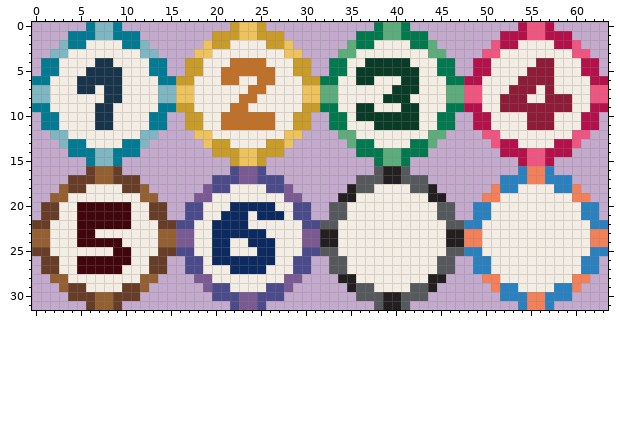
Two states of a pixel-art file, gordle/scenes/menu/chips.aseprite. The picture above is the old version.
64x32 pixels, 1 frame.
After:
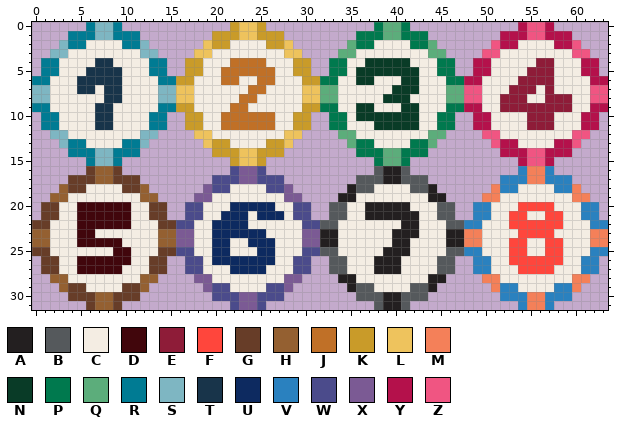
Palette (. is transparent): A #231f20  B #55595c  C #f4ede3  D #41060c  E #8e1c38  F #ff463c  G #673d28  H #946031  J #c07027  K #c99b29  L #eec35d  M #f48059  N #093b27  P #00794e  Q #5cad7b  R #007b93  S #7eb6c2  T #18344a  U #0d2a60  V #2a81bf  W #4b4b8b  X #7b5a94  Y #b4114b  Z #f05582
The exact change:
Layer "numbers":
The author changed colour C to colour A in row 20 at x 37 to 41; in row 21 at x 37 to 42; in row 22 at x 41 to 42; in row 23 at x 40 to 42; in row 24 at x 40 to 41; in row 25 at x 39 to 41.
The author changed colour C to colour A in rows 26 to 27 at x 38 to 40.
The author changed colour C to colour F in row 20 at x 54 to 57; in row 21 at x 53 to 54 and 57 to 58; in row 22 at x 53 to 58; in row 23 at x 54 to 57; in rows 24 to 25 at x 53 to 54 and 57 to 58; in row 26 at x 53 to 58.
The author changed colour C to colour F in row 27 at x 54 to 57.
Pixel boxes of the changes (left, top, right, bottom) in both pictures:
changed: (365, 202, 419, 274)
changed: (509, 202, 563, 274)
